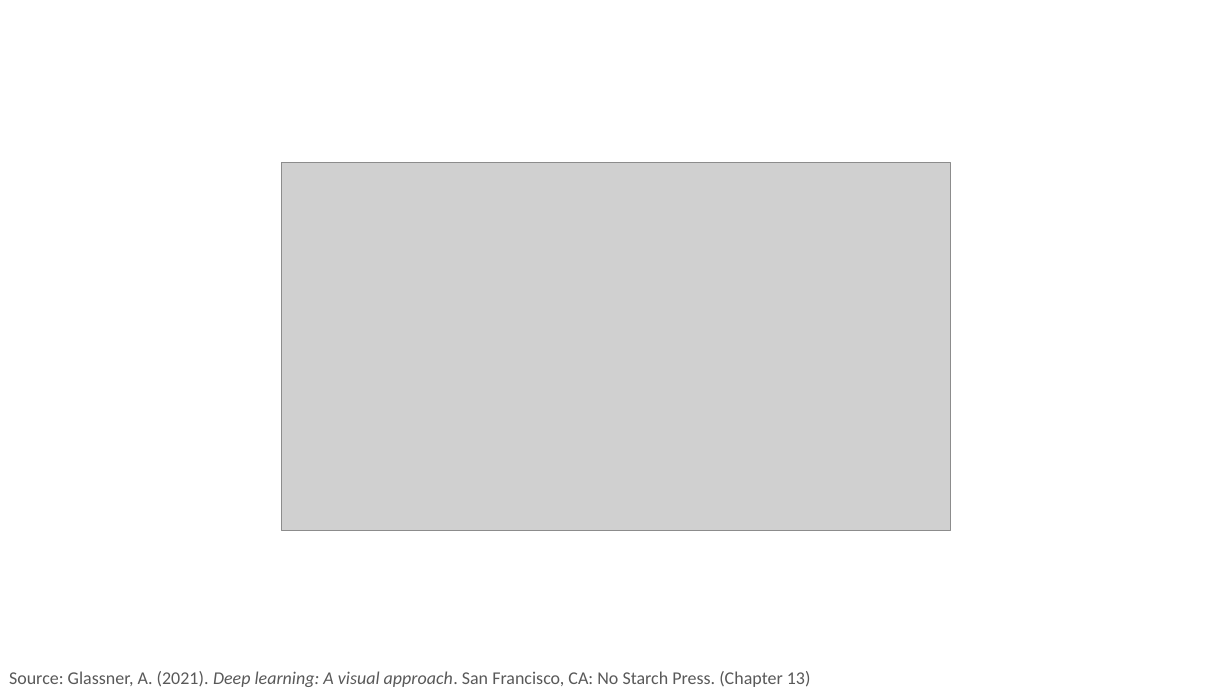
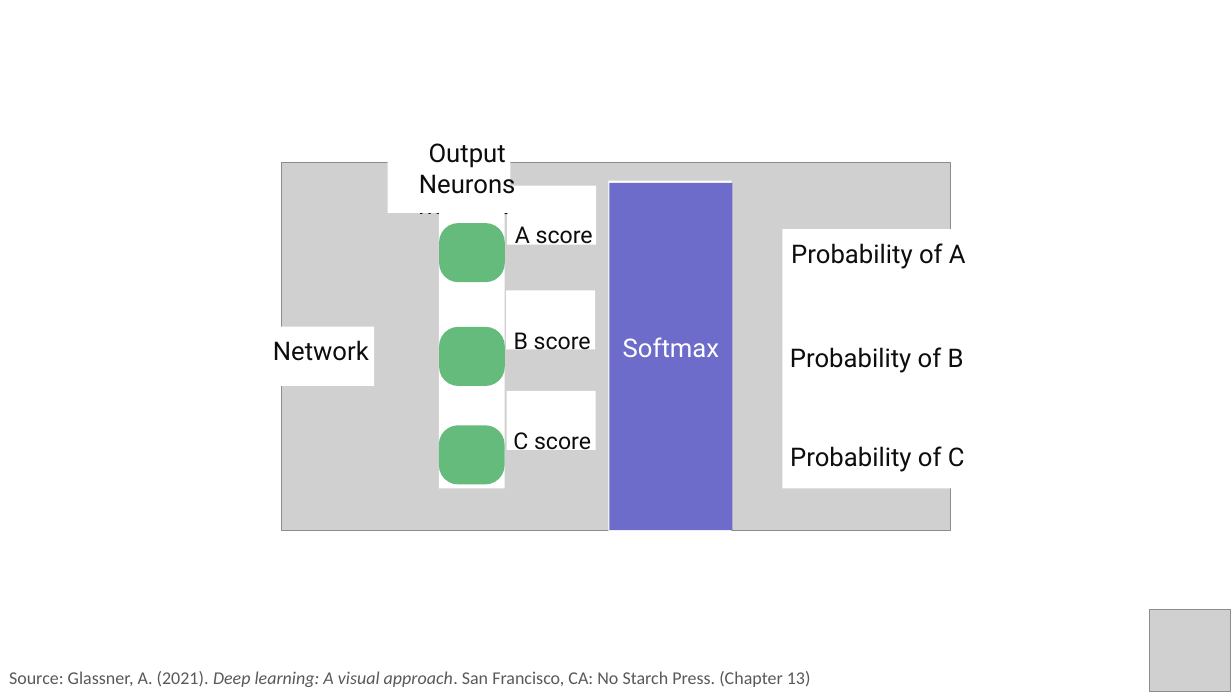
Before and after one commit to PracticumAI/deep_learning, a slide deck: slide 9 of presentations/02.2_activation_functions.pptx. Drawn at 1232x693 pixels with LibreOffice and Linux fonts; fonts in the diff are those of the drawing; grey boxes stand for pictures. Boxes give left, top, right and bottom in pixels: in the first picture for what was removed or moved away, otherwise in the second. Text is boxed around its words. In the diff, an @@ line names an element or a change of style, - is before the commit and + after.

```diff
--- a/presentations/02.2_activation_functions.pptx
+++ b/presentations/02.2_activation_functions.pptx
@@ text added at (418,143,511,221), 20 pt, text #0D0D0D @@
+Output Neurons
@@ rectangle added at (388,154,511,213), fill #FFFFFF @@
@@ text added at (419,160,516,194), 20 pt, text #0D0D0D @@
+Output
+neurons
@@ rectangle added at (507,186,596,245), fill #FFFFFF @@
@@ rectangle added at (608,180,731,539), fill #FFFFFF @@
@@ rectangle added at (609,183,732,531), fill #6D6CCA @@
@@ rectangle added at (439,213,505,489), fill #FFFFFF @@
@@ rounded rectangle added at (439,223,505,282), fill #65BB7B @@
@@ text added at (515,226,593,248), 18 pt, text #0D0D0D @@
+A score
@@ rectangle added at (783,229,982,489), fill #FFFFFF @@
@@ text added at (791,243,966,269), 20 pt, text #0D0D0D @@
+Probability of A
@@ rectangle added at (506,290,595,349), fill #FFFFFF @@
@@ rectangle added at (280,327,374,386), fill #FFFFFF @@
@@ rounded rectangle added at (439,327,505,386), fill #65BB7B @@
@@ text added at (514,329,591,350), 18 pt, text #0D0D0D @@
+B score
@@ text added at (273,340,369,361), 20 pt, text #0D0D0D @@
+Network
@@ text added at (623,337,719,357), 20 pt, text #FFFFFF @@
+Softmax
@@ text added at (790,347,964,373), 20 pt, text #0D0D0D @@
+Probability of B
@@ rectangle added at (506,391,595,450), fill #FFFFFF @@
@@ rounded rectangle added at (439,425,505,484), fill #65BB7B @@
@@ text added at (513,432,591,454), 18 pt, text #0D0D0D @@
+C score
@@ text added at (790,446,965,472), 20 pt, text #0D0D0D @@
+Probability of C
@@ picture added at (1150,610,1231,692) @@
```
Also in this commit, not shown: 10 other slides changed, 2 slides added, 2 slides removed, 3 other files.
